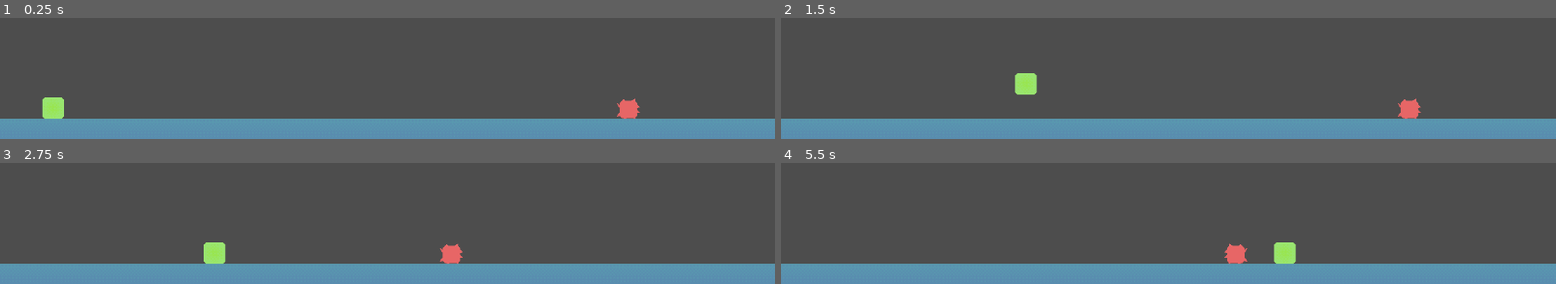
Above: before the commit, frames 1-4 (two rows, left to right).
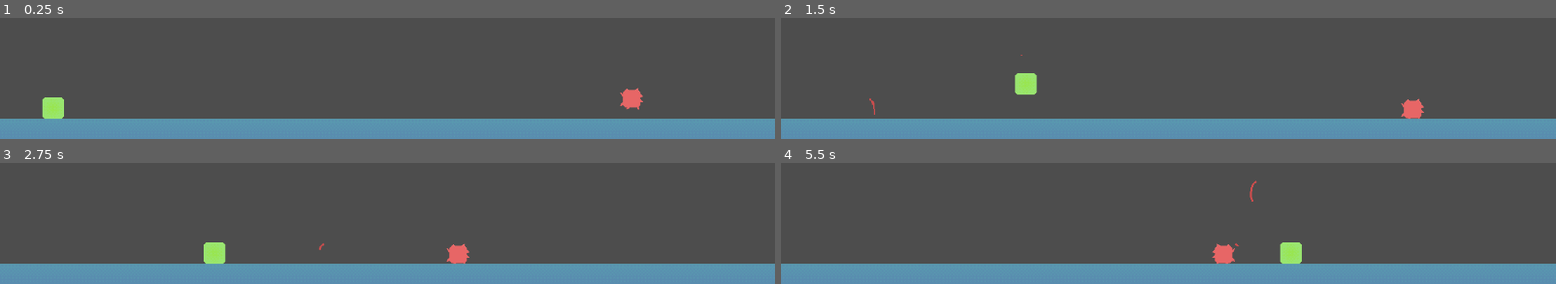
Above: after the commit, the same moments.

Repository: KelsiF/Virus
Game: Godot game, scene res://scenes/main.tscn
The game is run twice, just before and just after one commit, with the same random seed, the same clock (stepped at 60 frames per second) and the same inputs.
Inputs (mouse positions are in pixels of both pictures, inside the frame that each line leads up to):
- Up to frame 1 (0.25 s): no input
- Up to frame 2 (1.5 s): move the mouse to (outside the picture) at 0.52 s; hold D (right) from 0.53 s (still down); click (outside the picture) at 0.6 s; tap W (jump) at 0.77 s; move the mouse to (outside the picture) at 1.27 s; click (outside the picture) at 1.35 s
- Up to frame 3 (2.75 s): tap W (jump) at 1.52 s; move the mouse to (outside the picture) at 2.02 s; release D (right) at 2.03 s; hold A (left) from 2.03 s (still down); click (outside the picture) at 2.1 s
- Up to frame 4 (5.5 s): move the mouse to (outside the picture) at 2.77 s; release A (left) at 2.78 s; hold D (right) 2.78-4.28 s; click (outside the picture) at 2.85 s; tap W (jump) at 3.02, 3.77, 4.52 s; move the mouse to (outside the picture) at 3.52 s; click (outside the picture) at 3.6 s; move the mouse to (outside the picture) at 4.27 s; hold A (left) 4.28-5.03 s; click (outside the picture) at 4.35 s; tap Enter at 5 s; move the mouse to (outside the picture) at 5.02 s; hold D (right) from 5.03 s (still down); click (outside the picture) at 5.1 s

The runs differ from the first frame. In frame 1, 0.5% of the frame differs, in the area x 79-83%, y 57-84%; in frame 2, 0.2%; in frame 3, 0.3%; in frame 4, 0.9%, in the area x 55-68%, y 14-84%.

Commit message:
v. 1.0.3
Changes in CHANGELOG.md

Diff:
--- a/project.godot
+++ b/project.godot
@@ -33,9 +33,9 @@
 , Object(InputEventKey,"resource_local_to_scene":false,"resource_name":"","device":0,"window_id":0,"alt_pressed":false,"shift_pressed":false,"ctrl_pressed":false,"meta_pressed":false,"pressed":false,"keycode":0,"physical_keycode":32,"key_label":0,"unicode":0,"location":0,"echo":false,"script":null)
 ]
 }
-flip={
+attack={
 "deadzone": 0.2,
-"events": [Object(InputEventKey,"resource_local_to_scene":false,"resource_name":"","device":0,"window_id":0,"alt_pressed":false,"shift_pressed":false,"ctrl_pressed":false,"meta_pressed":false,"pressed":false,"keycode":0,"physical_keycode":70,"key_label":0,"unicode":0,"location":0,"echo":false,"script":null)
+"events": [Object(InputEventMouseButton,"resource_local_to_scene":false,"resource_name":"","device":-1,"window_id":0,"alt_pressed":false,"shift_pressed":false,"ctrl_pressed":false,"meta_pressed":false,"button_mask":0,"position":Vector2(0, 0),"global_position":Vector2(0, 0),"factor":1.0,"button_index":1,"canceled":false,"pressed":false,"double_click":false,"script":null)
 ]
 }
 
--- a/scenes/enemy.tscn
+++ b/scenes/enemy.tscn
@@ -1,7 +1,10 @@
-[gd_scene load_steps=5 format=3 uid="uid://berki37hyxe3r"]
+[gd_scene load_steps=6 format=3 uid="uid://berki37hyxe3r"]
 
 [ext_resource type="Texture2D" uid="uid://bu1ivjd4m336l" path="res://textures/enemy.png" id="1_7p1mj"]
 [ext_resource type="Script" uid="uid://cfqe3smvlltsg" path="res://scripts/enemy.gd" id="1_md0e3"]
+
+[sub_resource type="RectangleShape2D" id="RectangleShape2D_4ra3w"]
+size = Vector2(68, 56)
 
 [sub_resource type="RectangleShape2D" id="RectangleShape2D_md0e3"]
 size = Vector2(27, 28)
@@ -10,9 +13,20 @@
 radius = 20.025
 
 [node name="CharacterBody2D" type="CharacterBody2D"]
+collision_layer = 2
+collision_mask = 7
 script = ExtResource("1_md0e3")
 
+[node name="detectPlayerAttack" type="Area2D" parent="."]
+collision_layer = 2
+collision_mask = 4
+
+[node name="CollisionShape2D" type="CollisionShape2D" parent="detectPlayerAttack"]
+position = Vector2(5, 0)
+shape = SubResource("RectangleShape2D_4ra3w")
+
 [node name="CollisionShape2D" type="CollisionShape2D" parent="."]
+visible = false
 position = Vector2(0.5, 0)
 shape = SubResource("RectangleShape2D_md0e3")
 
@@ -24,9 +38,11 @@
 target_position = Vector2(-500, 0)
 
 [node name="attack_radius" type="Area2D" parent="."]
+visible = false
 
 [node name="CollisionShape2D" type="CollisionShape2D" parent="attack_radius"]
 position = Vector2(-1, 0)
 shape = SubResource("CircleShape2D_md0e3")
 
+[connection signal="body_entered" from="detectPlayerAttack" to="." method="_on_detect_player_attack_body_entered"]
 [connection signal="body_entered" from="attack_radius" to="." method="_on_attack_radius_body_entered"]
--- a/scenes/main.tscn
+++ b/scenes/main.tscn
@@ -10,7 +10,7 @@
 position = Vector2(79, 576)
 
 [node name="CharacterBody2D" parent="." instance=ExtResource("3_sugp2")]
-position = Vector2(934, 589)
+position = Vector2(939, 555)
 
 [node name="BlockTilemap" parent="." instance=ExtResource("4_jyhfs")]
 position = Vector2(138, 449)
--- a/scenes/player.tscn
+++ b/scenes/player.tscn
@@ -7,6 +7,7 @@
 size = Vector2(32, 32)
 
 [node name="Player" type="CharacterBody2D"]
+collision_mask = 3
 script = ExtResource("1_g2els")
 
 [node name="CollisionShape2D" type="CollisionShape2D" parent="."]
--- /dev/null
+++ b/scenes/playerAttack.tscn
@@ -0,0 +1,131 @@
+[gd_scene load_steps=16 format=3 uid="uid://clui1jamhxlle"]
+
+[ext_resource type="Texture2D" uid="uid://b5e024l30edyr" path="res://textures/player_attack-Sheet.png" id="1_1owv6"]
+
+[sub_resource type="PhysicsMaterial" id="PhysicsMaterial_a3h5k"]
+
+[sub_resource type="GDScript" id="GDScript_1owv6"]
+script/source = "extends Node2D
+
+signal attack_exists
+
+func _ready() -> void:
+	$AnimatedSprite2D.play(\"default\")
+
+
+
+func _on_animated_sprite_2d_animation_finished() -> void:
+	await call_deferred(\"queue_free\")
+	attack_exists.emit()
+
+
+func _on_signal_rotate(direction: String):
+	if direction == \"left\":
+		position = Vector2(position.x-100, position.y)
+		$AnimatedSprite2D.flip_h = false
+	elif direction == \"right\":
+		position = Vector2(position.x+100, position.y)
+		$AnimatedSprite2D.flip_h = true
+"
+
+[sub_resource type="AtlasTexture" id="AtlasTexture_1nxat"]
+atlas = ExtResource("1_1owv6")
+region = Rect2(0, 0, 15, 38)
+
+[sub_resource type="AtlasTexture" id="AtlasTexture_wxo0i"]
+atlas = ExtResource("1_1owv6")
+region = Rect2(15, 0, 15, 38)
+
+[sub_resource type="AtlasTexture" id="AtlasTexture_7qotk"]
+atlas = ExtResource("1_1owv6")
+region = Rect2(30, 0, 15, 38)
+
+[sub_resource type="AtlasTexture" id="AtlasTexture_7mhpo"]
+atlas = ExtResource("1_1owv6")
+region = Rect2(45, 0, 15, 38)
+
+[sub_resource type="AtlasTexture" id="AtlasTexture_rrlfr"]
+atlas = ExtResource("1_1owv6")
+region = Rect2(60, 0, 15, 38)
+
+[sub_resource type="AtlasTexture" id="AtlasTexture_fajj4"]
+atlas = ExtResource("1_1owv6")
+region = Rect2(75, 0, 15, 38)
+
+[sub_resource type="AtlasTexture" id="AtlasTexture_ejsks"]
+atlas = ExtResource("1_1owv6")
+region = Rect2(90, 0, 15, 38)
+
+[sub_resource type="AtlasTexture" id="AtlasTexture_8typp"]
+atlas = ExtResource("1_1owv6")
+region = Rect2(105, 0, 15, 38)
+
+[sub_resource type="AtlasTexture" id="AtlasTexture_2jskx"]
+atlas = ExtResource("1_1owv6")
+region = Rect2(120, 0, 15, 38)
+
+[sub_resource type="AtlasTexture" id="AtlasTexture_buepd"]
+atlas = ExtResource("1_1owv6")
+region = Rect2(135, 0, 15, 38)
+
+[sub_resource type="SpriteFrames" id="SpriteFrames_dtvd7"]
+animations = [{
+"frames": [{
+"duration": 1.0,
+"texture": SubResource("AtlasTexture_1nxat")
+}, {
+"duration": 1.0,
+"texture": SubResource("AtlasTexture_wxo0i")
+}, {
+"duration": 1.0,
+"texture": SubResource("AtlasTexture_7qotk")
+}, {
+"duration": 1.0,
+"texture": SubResource("AtlasTexture_7mhpo")
+}, {
+"duration": 1.0,
+"texture": SubResource("AtlasTexture_rrlfr")
+}, {
+"duration": 1.0,
+"texture": SubResource("AtlasTexture_fajj4")
+}, {
+"duration": 1.0,
+"texture": SubResource("AtlasTexture_ejsks")
+}, {
+"duration": 1.0,
+"texture": SubResource("AtlasTexture_8typp")
+}, {
+"duration": 1.0,
+"texture": SubResource("AtlasTexture_2jskx")
+}, {
+"duration": 1.0,
+"texture": SubResource("AtlasTexture_buepd")
+}],
+"loop": false,
+"name": &"default",
+"speed": 7.5
+}]
+
+[sub_resource type="RectangleShape2D" id="RectangleShape2D_1nxat"]
+size = Vector2(16, 34)
+
+[node name="PlayerAttack" type="StaticBody2D"]
+collision_layer = 4
+collision_mask = 2
+physics_material_override = SubResource("PhysicsMaterial_a3h5k")
+script = SubResource("GDScript_1owv6")
+
+[node name="AnimatedSprite2D" type="AnimatedSprite2D" parent="."]
+texture_filter = 1
+sprite_frames = SubResource("SpriteFrames_dtvd7")
+autoplay = "default"
+frame = 9
+frame_progress = 1.0
+offset = Vector2(2, 2)
+flip_h = true
+
+[node name="CollisionShape2D" type="CollisionShape2D" parent="."]
+position = Vector2(2, 2)
+shape = SubResource("RectangleShape2D_1nxat")
+
+[connection signal="animation_finished" from="AnimatedSprite2D" to="." method="_on_animated_sprite_2d_animation_finished"]
--- a/scripts/enemy.gd
+++ b/scripts/enemy.gd
@@ -1,8 +1,8 @@
 extends CharacterBody2D
 
 var speed = 250 # need speed 250 for move
-var health = 10
-var damage = 2.5
+var health = 5
+var damage = 1
 var direction = "left"
 
 
@@ -64,3 +64,11 @@
 	if body == player:
 		onAttack.emit(damage)
 		await get_tree().create_timer(0.25).timeout
+
+
+func _on_detect_player_attack_body_entered(body: Node2D) -> void:
+	if body.name == "PlayerAttack":
+		if health > 0:
+			health -= 2
+		elif health <= 0:
+			await call_deferred("queue_free")
--- a/scripts/player.gd
+++ b/scripts/player.gd
@@ -3,6 +3,9 @@
 var health = 20
 var speed = 300
 var speedMultiplier = 1.0
+var damage = 2
+
+var attack_player = preload("res://scenes/playerAttack.tscn")
 
 
 func _ready():
@@ -14,6 +17,9 @@
 	player_jump(delta)
 
 	move_and_slide()
+
+func _process(delta: float) -> void:
+	attack()
 
 func player_falling(delta):
 	if !is_on_floor():
@@ -27,6 +33,10 @@
 		velocity.x = direction * speed*speedMultiplier
 	else:
 		velocity.x = move_toward(velocity.x, 0, speed*speedMultiplier)
+	if Input.is_action_just_pressed("left"):
+		$Sprite2D.flip_h = false
+	elif Input.is_action_just_pressed("right"):
+		$Sprite2D.flip_h = true
 
 @warning_ignore("unused_parameter")
 func player_jump(delta):
@@ -41,3 +51,14 @@
 		print(health)
 	elif health <= 0:
 		get_tree().reload_current_scene()
+
+func attack():
+	if Input.is_action_just_pressed("attack"):
+		var instance = attack_player.instantiate()
+		if $Sprite2D.flip_h == true:
+			instance.position = Vector2(position.x + 30, position.y)
+			instance.get_child(0).flip_h = true
+		elif $Sprite2D.flip_h == false:
+			instance.position = Vector2(position.x - 30, position.y)
+			instance.get_child(0).flip_h = false
+		get_parent().add_child(instance)
Binary file added: textures/player_attack-Sheet.png
Not shown, added: textures/player_attack-Sheet.png.import
Not shown, changed: CHANGELOG.md
